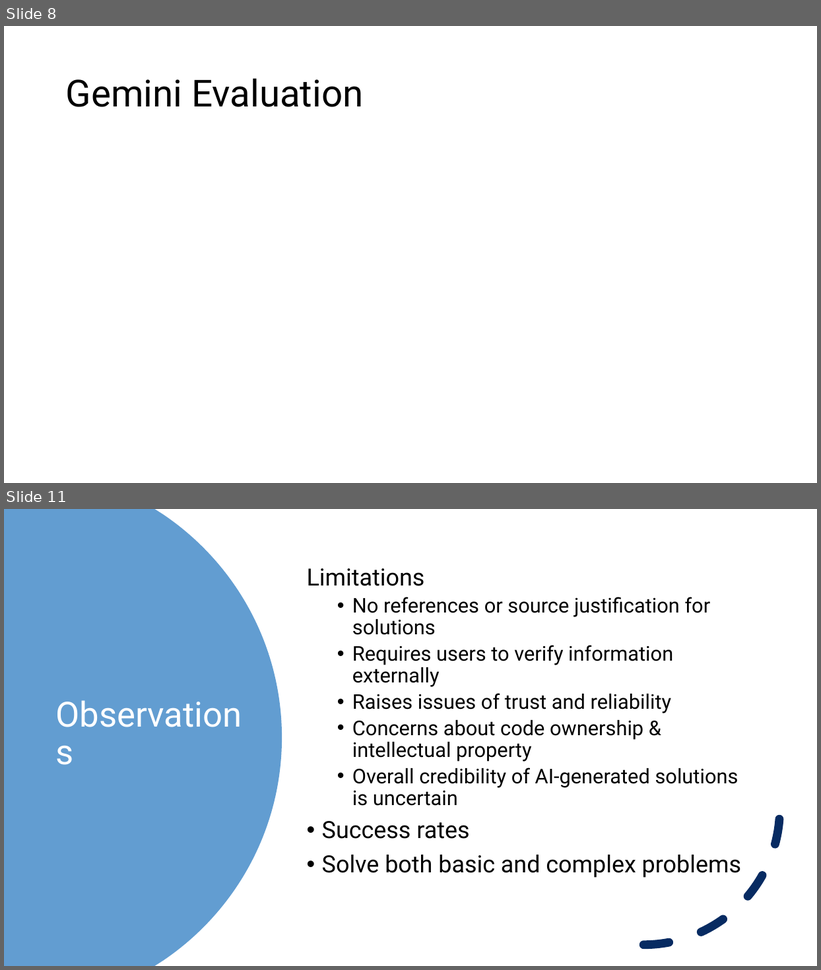
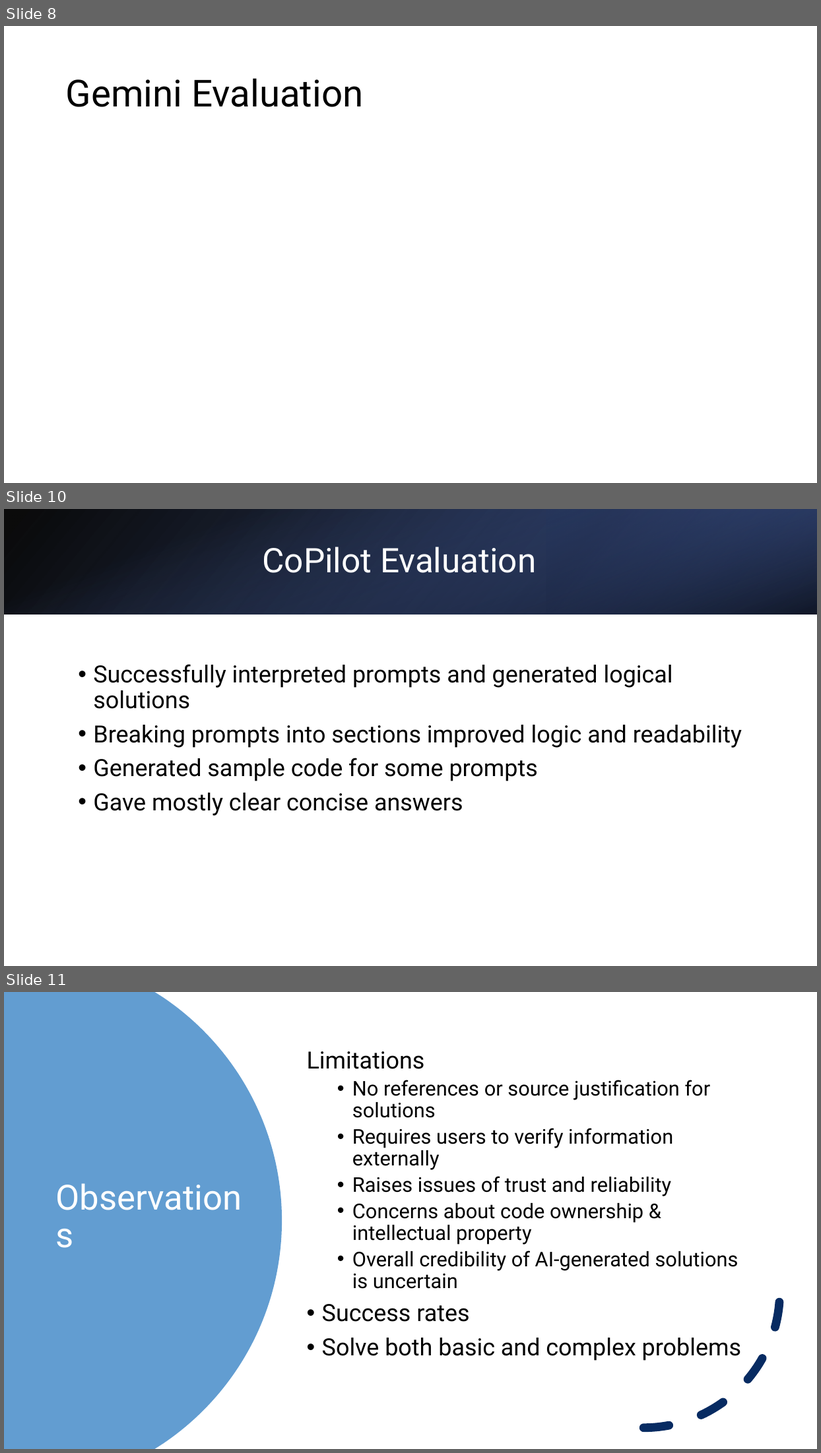
Before and after one commit to M0ck1ngjay178/CMSC-4200-AI, a slide deck: Project/slides/CMSC-4200-Group1-Project.pptx. Shown one above the other, each under a label of ours: slides 8 and 11 before the commit, slides 8, 10 and 11 after it; the slides between them are not shown. The pictures are 821x970 and 821x1453 pixels, drawn with LibreOffice and Linux fonts; fonts in the diff are those of the drawing. Boxes give left, top, right and bottom in pixels: in the first picture for what was removed or moved away, otherwise in the second. Text is boxed around its words. In the diff, an @@ line names an element or a change of style, - is before the commit and + after.

Commit message:
added the copilot section

```diff
--- a/Project/slides/CMSC-4200-Group1-Project.pptx
+++ b/Project/slides/CMSC-4200-Group1-Project.pptx
@@ slide 10 added at (4,509,817,966), background #FFFFFF @@
@@ rectangle added at (4,509,817,614), fill gradient #000000 to #384C81 @@
@@ rectangle added at (4,509,817,614), fill gradient #4A66AC to #000000 @@
@@ rectangle added at (547,509,817,614), fill gradient #253356 to #4A66AC @@
@@ title added at (262,547,536,573), 40 pt, text #FFFFFF @@
+CoPilot Evaluation
@@ text added at (93,664,742,816), 28 pt, text #000000 @@
+• Successfully interpreted prompts and generated logical solutions
+• Breaking prompts into sections improved logic and readability
+• Generated sample code for some prompts
+• Gave mostly clear concise answers
```
Also in this commit, not shown: 1 other slide added, 2 slides removed.
